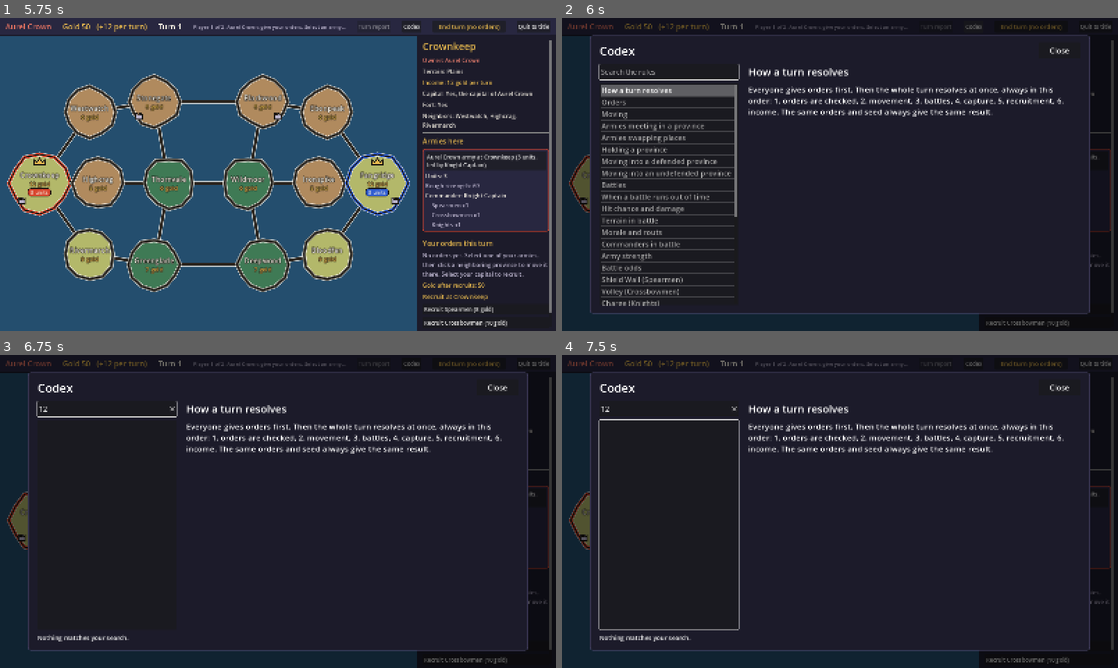
Above: before the commit, frames 1-4 (two rows, left to right).
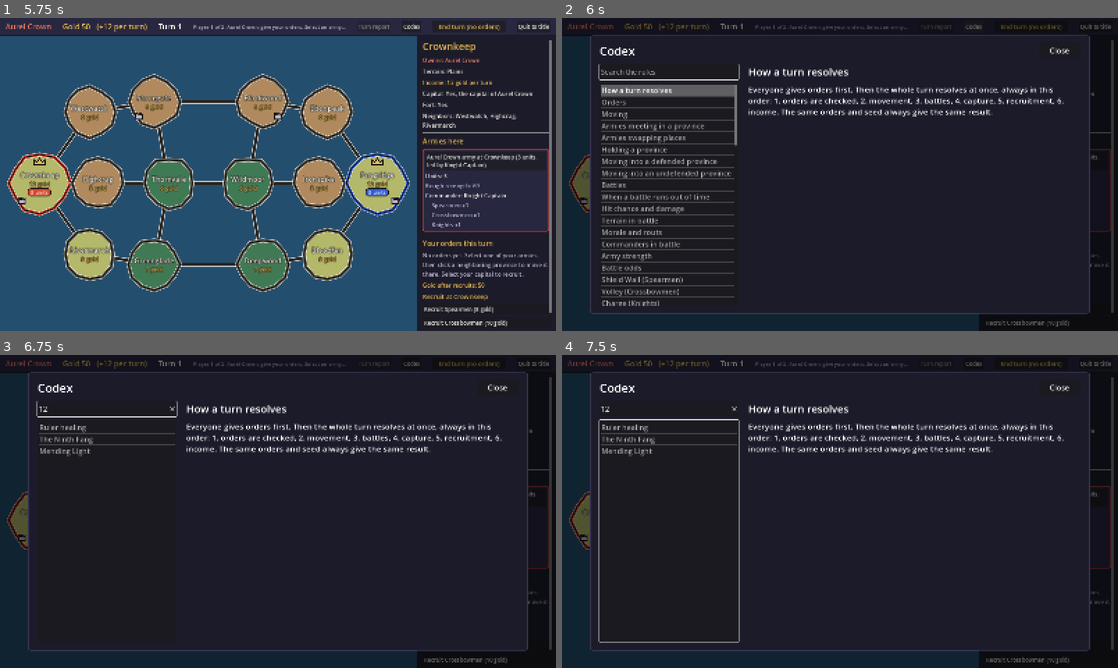
Above: after the commit, the same moments.

Repository: coterboat/ascendant
Game: Godot game, scene res://ui/title_screen.tscn
The game is run twice, just before and just after one commit, with the same random seed, the same clock (stepped at 60 frames per second) and the same inputs.
Inputs (mouse positions are in pixels of both pictures, inside the frame that each line leads up to):
- Up to frame 1 (5.75 s): click "New game" at 0.5 s; click "New game" at 1.25 s; click "Quick start" at 2 s; click "Quick start" at 2.75 s; click "New seed" at 3.5 s; click "New seed" at 4.25 s; click "Start" at 5 s
- Up to frame 2 (6 s): click "Codex" at 5.75 s
- Up to frame 3 (6.75 s): click (105, 408) at 6.52 s; type "12" at 6.6 s
- Up to frame 4 (7.5 s): click "3 units" at 7.25 s

Frame 1 is identical in both runs. In frame 2, 0.1% of the frame differs, in the area x 31-32%, y 40-64%; in frame 3, 0.7%; in frame 4, 0.9%, in the area x 6-32%, y 22-92%.

Commit message:
feat: codex entries for rulers, succession, mandates and builds (#29)
Adds every new term in design/M2_RULER.md §7.2 as one contiguous block at the
end of RulesCodex.ENTRIES (38 entries): the ruler terms, the three kinds of
succession, mandates, sacrifice, builds and presets, AI seats, one entry per
ruler, per province ability and per mandate, road moves and field recruits.
Existing entries are untouched; the M2 tickets that ship each mechanic update
the M1 entries (§7.2 "Updated M1 entries") and finish their own text.

Co-Authored-By: Claude Opus 5.5 <noreply@anthropic.com>

Diff:
--- a/rules/rules_codex.gd
+++ b/rules/rules_codex.gd
@@ -131,6 +131,160 @@
 		"title": "Both capitals fall in the same turn",
 		"text": "Turns resolve at the same time for everyone, so both sides can capture each other's capital in the same turn. If that happens, nobody wins: the game ends in a draw.",
 	},
+	# --- the ruler (M2, #29): rulers, succession, mandates, builds. Rules: RulerRules; numbers: data/rulers.gd,
+	# data/mandates.gd, data/build_presets.gd. The M2 ticket that ships a mechanic finishes its entry. ---
+	"ruler": {
+		"title": "Ruler",
+		"text": "Every faction is led by a ruler, chosen before the game: the Aurel Crown picks King Corvane or the Ever-Regent, the Thornmane Clans pick the Great Thornmane or the Ninth Fang. Each ruler has a power pool of 10. Power the ruler keeps makes it strong in person: its hit points, attack, defense and the rank of its province ability. Power it spends buys mandates, faction-wide traits that last the whole game. The ruler travels as its own army and fights in battles. Its death never ends the game: capturing the enemy capital does.",
+	},
+	"ruler_power": {
+		"title": "Ruler power",
+		"text": "Every ruler has a pool of 10 power. Before the game you split it: power spent buys mandates for your whole faction, and power kept makes the ruler strong in person. Mandates cost 2 to 4 power each, and taking all of them would cost far more than 10, so every build is a choice. Later in the game a living ruler can give up more power for a new mandate by sacrifice.",
+	},
+	"kept_power": {
+		"title": "Kept power",
+		"text": "Kept power is the ruler power you did not spend: 10, minus the mandates chosen before the game, minus sacrifices, minus what a succession costs. It is a whole number from 0 to 10 and never goes up. It sets the ruler's hit points, attack and defense, and its ability rank. A ruler with little kept power is easier to kill.",
+	},
+	"ability_rank": {
+		"title": "Ability rank",
+		"text": "Each ruler has one province ability, which works in the province the ruler is in. Its strength is the ability rank: 1, plus 1 for every 3 kept power, rounded down. That is rank 1 with 0 to 2 kept power, rank 2 with 3 to 5, rank 3 with 6 to 8 and rank 4 with 9 or 10.",
+	},
+	"ruler_rank": {
+		"title": "Where a ruler fights",
+		"text": "King Corvane, the Great Thornmane and the Ninth Fang fight in the front rank, with the other units, so enemies can attack them from the first round. The Ever-Regent fights in the second rank, with the crossbowmen: enemies reach him only once every front-rank fighter on his side has fallen. Commanders still stand behind everyone.",
+	},
+	"ruler_in_battle": {
+		"title": "Rulers in battle",
+		"text": "A ruler fights beside every army of yours in the same battle, with the hit points, attack and defense its kept power gives it. While it stands, its side gets +2 morale, on top of a commander's +2. If no regular units fight on its side, the side's morale is the highest morale among its commanders and its ruler. Rulers are not units: mandates and traits that name units, such as Royal Armories or Pack Leader, skip them.",
+	},
+	"ruler_healing": {
+		"title": "Ruler healing",
+		"text": "At the end of every turn a living ruler heals a quarter of its maximum hit points, rounded up: a King with 46 maximum hit points heals 12. Regular units and commanders do not heal on their own; only Mending Light and Feast of Victory heal them.",
+	},
+	"ruler_army": {
+		"title": "The ruler's army",
+		"text": "A ruler travels alone, as its own army: no units and no commander. It moves one province per turn and captures provinces like any army, and it fights together with every other army of yours in the same province or on the same border. Recruits never join the ruler's army, so it can always move on its own. At the start of the game each capital holds the starting army and the ruler's army.",
+	},
+	"ruler_death": {
+		"title": "When a ruler dies",
+		"text": "A ruler dies when its hit points reach 0, or when it is on the losing side of a battle: a ruler on a losing side is lost with its army; there are no retreats yet. While a faction has no ruler it has no province ability, no ruler in battle and cannot sacrifice, but its mandates stay. What comes next depends on the kind of ruler: see Succession. A ruler's death never ends the game; only the capital decides that.",
+	},
+	"succession": {
+		"title": "Succession",
+		"text": "When a ruler dies, a successor arrives at your capital at the end of a later turn, at full hit points, in a new ruler's army. How long that takes and how much kept power the successor has depend on the kind of ruler. A mortal line crowns an heir 2 turns later with half the kept power, rounded down. The undying Ever-Regent re-forms 4 turns later with all of it. The Great Thornmane takes a new body 1 turn later with 3 less kept power, for good. Mandates always stay. If you don't hold your capital when the successor is due, it waits until you do.",
+	},
+	"succession_mortal": {
+		"title": "Succession: mortal line",
+		"text": "King Corvane and the Ninth Fang are mortal lines. When one dies during a turn, the heir is crowned at your capital at the end of the turn 2 turns later, with half the dead ruler's kept power, rounded down: 10 kept power becomes 5, and 7 becomes 3. The heir is the next of the line: Corvane II after King Corvane I, the Tenth Fang after the Ninth.",
+	},
+	"succession_undying": {
+		"title": "Succession: undying",
+		"text": "The Ever-Regent is bound to the sunstone in Crownkeep and cannot truly die. When he is destroyed during a turn, he re-forms at your capital at the end of the turn 4 turns later, with the same kept power he had.",
+	},
+	"succession_god": {
+		"title": "Succession: god",
+		"text": "The Great Thornmane is a god walking in a body of briar and fur. When the body is slain during a turn, the god takes a new one at your capital at the end of the next turn, with 3 less kept power for good, never below 0: 10 becomes 7, and 2 becomes 0.",
+	},
+	"mandates": {
+		"title": "Mandates",
+		"text": "Mandates are faction-wide traits bought with ruler power. Each faction can take the six shared mandates (Iron Discipline, Drilled Ranks, Veteran Levies, Heavy Tithes, Muster Grounds and Sworn Vassals) and two of its own: Royal Armories and King's Roads for the Aurel Crown, Blood Frenzy and Feast of Victory for the Thornmane Clans. They cost 2 to 4 power, each can be taken once, and together they must fit in the pool of 10. Mandates work from turn 1 and never go away, even when the ruler dies. Regular units means a faction's roster units, not commanders or rulers; fighters means units, commanders and the ruler.",
+	},
+	"sacrifice": {
+		"title": "Sacrifice",
+		"text": "During the game a living ruler can give up kept power for a new mandate with a Sacrifice order. It costs the mandate's price plus 1, at most one per turn, and needs that much kept power left. It happens first in the turn, so it already counts in that turn's moves, battles, recruits and income, and the ruler's stats and ability rank drop at once. The order shows everything it changes before you confirm, and the other player learns of it from the turn report.",
+	},
+	"build": {
+		"title": "Builds",
+		"text": "Before the game each player picks a build: one of their faction's two rulers and the mandates it buys. Whatever the mandates don't cost is the ruler's kept power, so a build with no mandates keeps all 10. A build is illegal if it costs more than 10, takes a mandate twice, or takes a mandate only another faction can have. Builds are picked in secret but are public from turn 1, so battle odds can count the enemy's mandates.",
+	},
+	"build_presets": {
+		"title": "Build presets",
+		"text": "Each faction has three ready-made builds: one keeps all its power, one spends it all, and one is balanced. Aurel Crown: Warrior King (King Corvane, no mandates), Iron Crown (King Corvane with Royal Armories, Heavy Tithes and Veteran Levies) and Regent's Court (the Ever-Regent with Royal Armories and King's Roads, keeping 4). Thornmane Clans: Beast-God Unbound (the Great Thornmane, no mandates), Clan Moot (the Ninth Fang with Iron Discipline, Blood Frenzy and Sworn Vassals) and Blood of the Fang (the Ninth Fang with Iron Discipline and Drilled Ranks, keeping 5). A game with rulers gives a faction its balanced build unless another is chosen. AI seats pick one of the three.",
+	},
+	"ai_seat": {
+		"title": "AI seats",
+		"text": "A seat can be played by the computer. An AI seat picks one of its faction's three build presets with a seeded roll, so the same seed always gives the same build. It gives its orders through the same rules as a player, from the state at the start of the turn, and never sees the other player's orders. Its orders are recorded like anyone's, so the game can be replayed.",
+	},
+	"ruler_aurel_king": {
+		"title": "King Corvane",
+		"text": "Ruler of the Aurel Crown, a mortal line. An ordinary man of the Aurel line: spend his power and he governs the best-equipped kingdom in the land; keep it and he rides to war as a paladin. He fights in the front rank. Hit points 16, plus 3 for every kept power; attack 9 and defense 8, each plus 1 for every 2 kept power, rounded down; morale 10. With all 10 kept: 46 hit points, attack 14, defense 13. Province ability: Royal Court. When he dies, his heir is crowned 2 turns later with half his kept power.",
+	},
+	"ruler_ever_regent": {
+		"title": "The Ever-Regent",
+		"text": "Ruler of the Aurel Crown, undying. An archmage who bound his life to the sunstone in Crownkeep: he cannot die, only be broken, and he re-forms slowly. His spells count as attacks until magic comes to the game. He fights in the second rank. Hit points 14, plus 2 for every kept power; attack 10, plus 1 for every kept power; defense 6, plus 1 for every 2 kept power, rounded down; morale 10. With all 10 kept: 34 hit points, attack 20, defense 11. Province ability: Mending Light. When he is destroyed, he re-forms 4 turns later with all his kept power.",
+	},
+	"ruler_thornmane_avatar": {
+		"title": "The Great Thornmane",
+		"text": "Ruler of the Thornmane Clans, a god. The clans' beast-god, walking among them in a body of briar and fur: when the body is slain, the god takes a new one, a little less of itself each time. It fights in the front rank. Hit points 26, plus 4 for every kept power; attack 10, plus 1 for every kept power; defense 9, plus 1 for every 2 kept power, rounded down; morale 14. With all 10 kept: 66 hit points, attack 20, defense 14. Province ability: Dread. When its body is slain, the god returns 1 turn later with 3 less kept power, for good.",
+	},
+	"ruler_fang_chieftain": {
+		"title": "The Ninth Fang",
+		"text": "Ruler of the Thornmane Clans, a mortal line. The high chieftain of the old fang bloodline: when one Fang falls, the next of the blood takes the mantle. The Fang fights in the front rank. Hit points 20, plus 3 for every kept power; attack 11, plus 1 for every kept power; defense 7, plus 1 for every 2 kept power, rounded down; morale 12. With all 10 kept: 50 hit points, attack 21, defense 12. Province ability: Warband Muster. When the Fang dies, the next Fang is crowned 2 turns later with half the kept power.",
+	},
+	"ability_royal_court": {
+		"title": "Royal Court",
+		"text": "King Corvane's province ability. In the income phase, the province the King is in earns more gold, if you own it: 2 more at ability rank 1, 3 at rank 2, 4 at rank 3 and 5 at rank 4. It shows in that province's income.",
+	},
+	"ability_mending_light": {
+		"title": "Mending Light",
+		"text": "The Ever-Regent's province ability. At the end of each turn, each of your wounded units and commanders in the Regent's province heals 3 hit points at ability rank 1, 6 at rank 2, 9 at rank 3 or 12 at rank 4, up to its maximum. It doesn't heal rulers; they heal on their own.",
+	},
+	"ability_dread": {
+		"title": "Dread",
+		"text": "The Great Thornmane's province ability. Every enemy side in a province battle the avatar fights in has 1 less morale at ability rank 1 or 2, and 2 less at rank 3 or 4, so it breaks sooner. It doesn't work in border battles. It adds to a War Bear's Fury.",
+	},
+	"ability_warband_muster": {
+		"title": "Warband Muster",
+		"text": "The Ninth Fang's province ability. Each turn you may recruit regular units with the Fang: 1 at ability rank 1, 2 at rank 2, 3 at rank 3 and 4 at rank 4, at the usual prices. They appear where the Fang is after movement and battles, if you own that province then. Commanders still come only from the capital.",
+	},
+	"mandate_iron_discipline": {
+		"title": "Iron Discipline",
+		"text": "Shared mandate, 3 power. Your side never breaks (routs) while one of your commanders in that battle stands. Rulers don't count: it needs a commander. Once the last commander falls, the usual morale check applies from the end of that round. It is worth more to the Thornmane Clans, whose morale is lower.",
+	},
+	"mandate_drilled_ranks": {
+		"title": "Drilled Ranks",
+		"text": "Shared mandate, 2 power. Your fighters' base hit chance is 70% instead of 60%: every attack your units, commanders and ruler make hits 70% of the time, plus 4% for every point of attack above the target's defense (or minus 4% for every point below), never lower than 30% or higher than 90%.",
+	},
+	"mandate_veteran_levies": {
+		"title": "Veteran Levies",
+		"text": "Shared mandate, 2 power. Each of your regular units has 2 more maximum hit points than its type, and new recruits arrive at the new maximum. Bought by sacrifice, your regular units already on the map gain 2 maximum and 2 current hit points at once.",
+	},
+	"mandate_heavy_tithes": {
+		"title": "Heavy Tithes",
+		"text": "Shared mandate, 4 power. In the income phase, every province you own earns 1 more gold, the capital included. It shows in each province's income.",
+	},
+	"mandate_muster_grounds": {
+		"title": "Muster Grounds",
+		"text": "Shared mandate, 4 power. Every recruit, commanders included, costs a fifth less: a fifth of its price, rounded down, comes off. It counts at the capital and for recruits made with Warband Muster.",
+	},
+	"mandate_sworn_vassals": {
+		"title": "Sworn Vassals",
+		"text": "Shared mandate, 4 power. Each turn, in the capture phase after armies have captured provinces, one neutral province next to your land swears fealty and joins you: of the provinces with no owner and no army in them that border one you own, the one with the highest income. If another faction's Sworn Vassals picks the same province that turn, neither gets it. At most one province joins you per turn, and no gold changes hands.",
+	},
+	"mandate_royal_armories": {
+		"title": "Royal Armories",
+		"text": "Aurel Crown mandate, 4 power. Your regular units have +1 attack and +1 defense: the starting army, every recruit, and the units you already have when it is bought by sacrifice.",
+	},
+	"mandate_kings_roads": {
+		"title": "King's Roads",
+		"text": "Aurel Crown mandate, 2 power. Armies can move two provinces in one turn inside your own territory, through a province next to them to one next to that, when you owned both at the start of the turn. A road move never fights on a border and never stops halfway.",
+	},
+	"mandate_blood_frenzy": {
+		"title": "Blood Frenzy",
+		"text": "Thornmane Clans mandate, 3 power. Each of your fighters below its full hit points has +3 attack: units, commanders and the ruler. A Tusker's Berserk adds to it, for +6. Wounds carry over between battles, so a wounded army starts its next battle in a frenzy.",
+	},
+	"mandate_feast_of_victory": {
+		"title": "Feast of Victory",
+		"text": "Thornmane Clans mandate, 3 power. After each battle you win, every fighter of yours still standing in it heals to its full hit points: units, commanders and the ruler. It works against Blood Frenzy, which wants wounds.",
+	},
+	"road_move": {
+		"title": "Road moves",
+		"text": "With King's Roads, a move order can name a province to go through: from A through B to C, where B is next to A, C is next to B, C is not A, and you owned both B and C at the start of the turn. The army moves straight from A to C during movement. It never fights a border battle and never stops in B. If enemies are in C after movement, there is a battle there as usual. The forecast says which way it goes and when it arrives.",
+	},
+	"field_recruit": {
+		"title": "Recruiting in the field",
+		"text": "With Warband Muster, the Ninth Fang can recruit regular units where it stands, not only at the capital: up to its ability rank each turn, at the usual prices. They appear where the Fang is after movement and battles, if you own that province then; if not, they are cancelled and you keep the gold. Commanders still come only from the capital.",
+	},
 }
 
 
